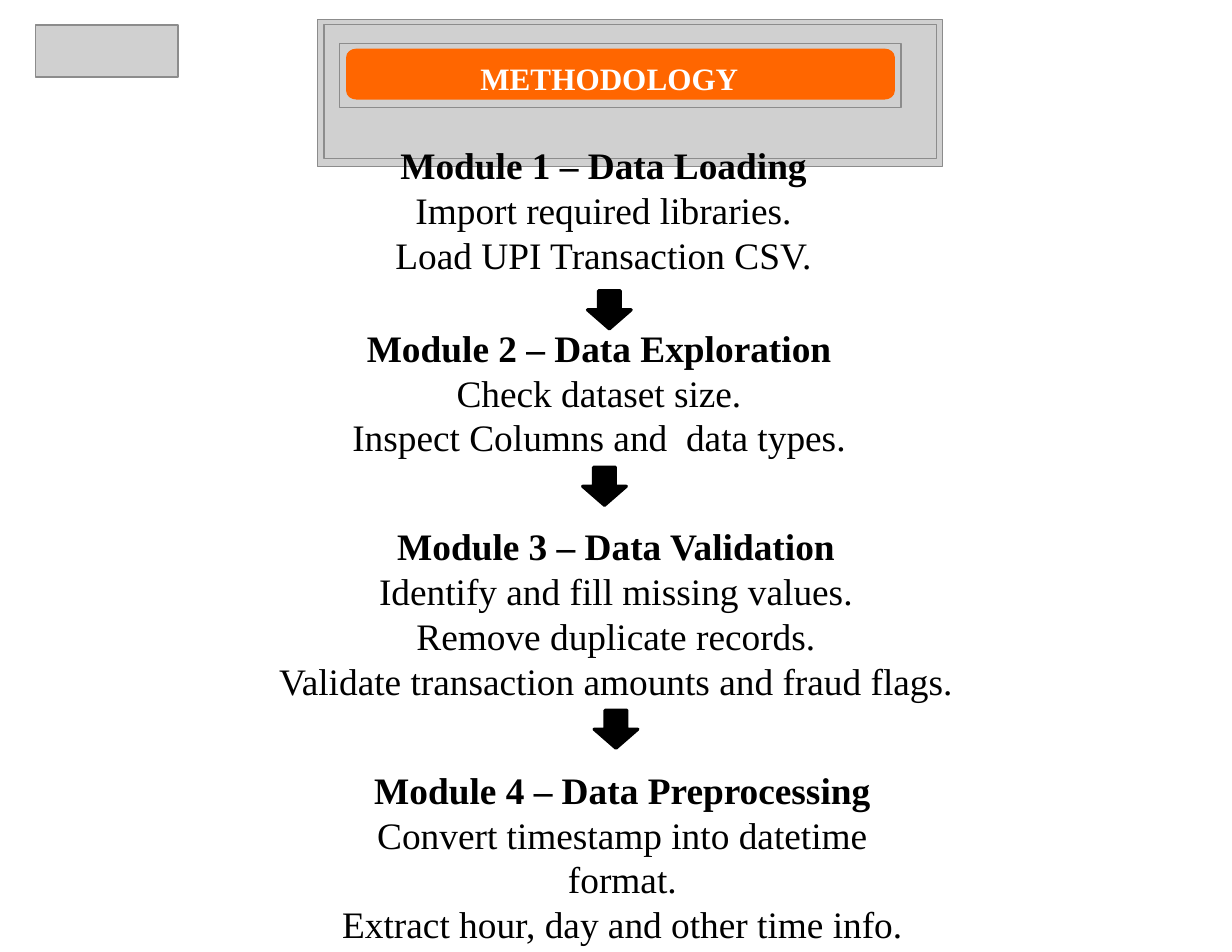
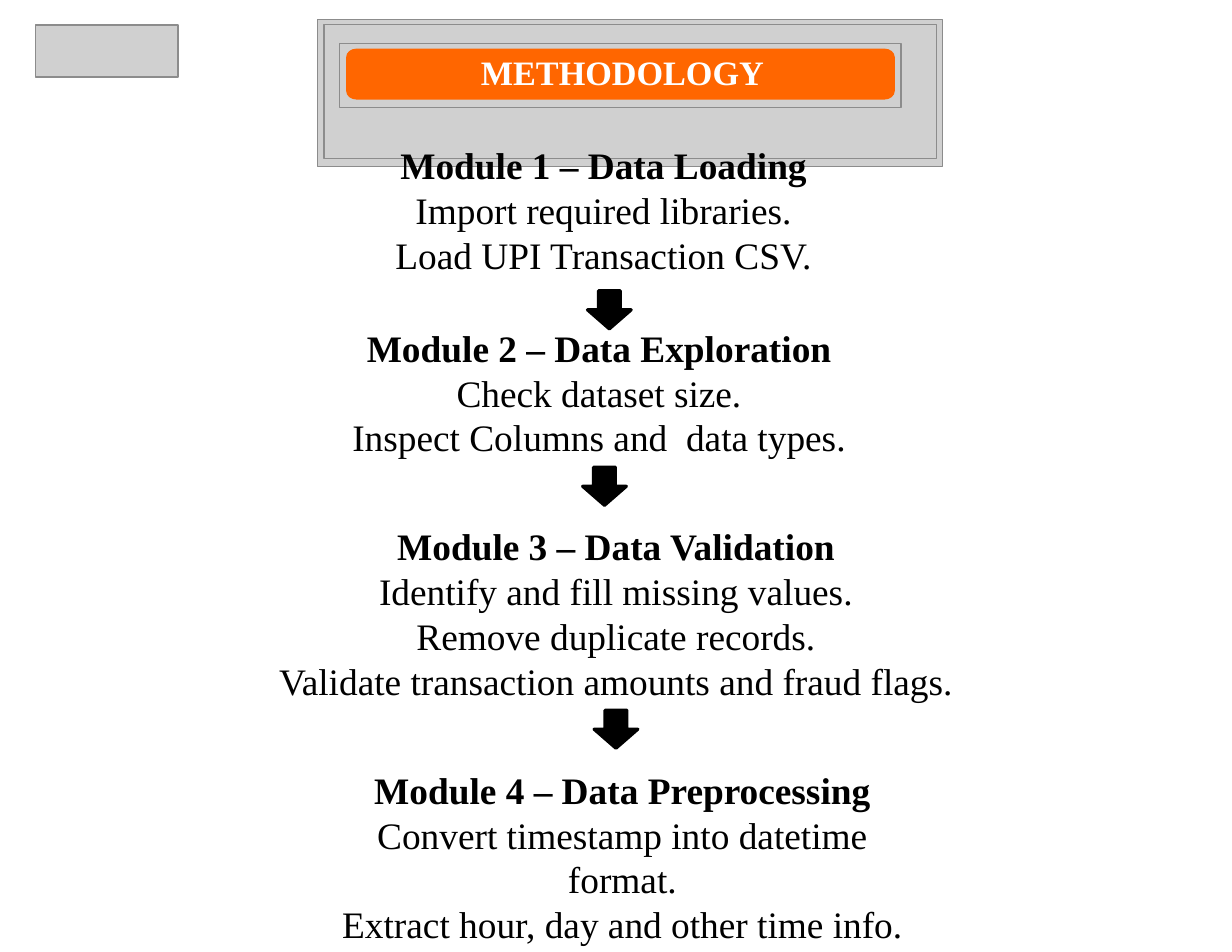
Before and after one commit to ManojReddyTetala/UPI-Transaction-Analysis, a slide deck: slide 9 of PPTs/REVIEW - 2.pptx. Drawn at 1232x952 pixels with LibreOffice and Linux fonts; fonts in the diff are those of the drawing; grey boxes stand for pictures. Boxes give left, top, right and bottom in pixels: in the first picture for what was removed or moved away, otherwise in the second. Text is boxed around its words. In the diff, an @@ line names an element or a change of style, - is before the commit and + after.

```diff
--- a/PPTs/REVIEW - 2.pptx
+++ b/PPTs/REVIEW - 2.pptx
@@ text "METHODOLOGY": place and size @@
-text "METHODOLOGY" at [480, 69, 738, 91]
+text "METHODOLOGY" at [481, 62, 764, 86]
@@ text "METHODOLOGY" at [481, 62, 764, 86]: size 20 to 22 pt @@
```
Also in this commit, not shown: 10 other slides changed, 3 other files.
